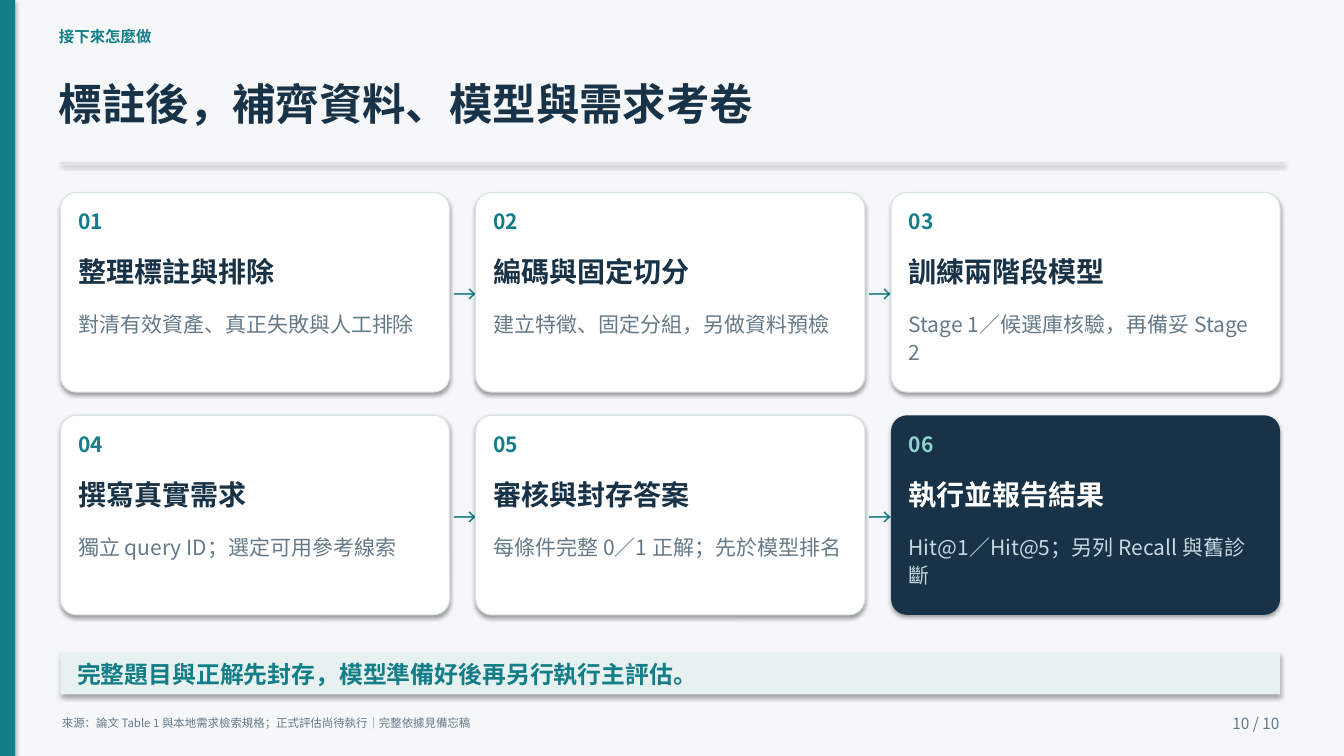
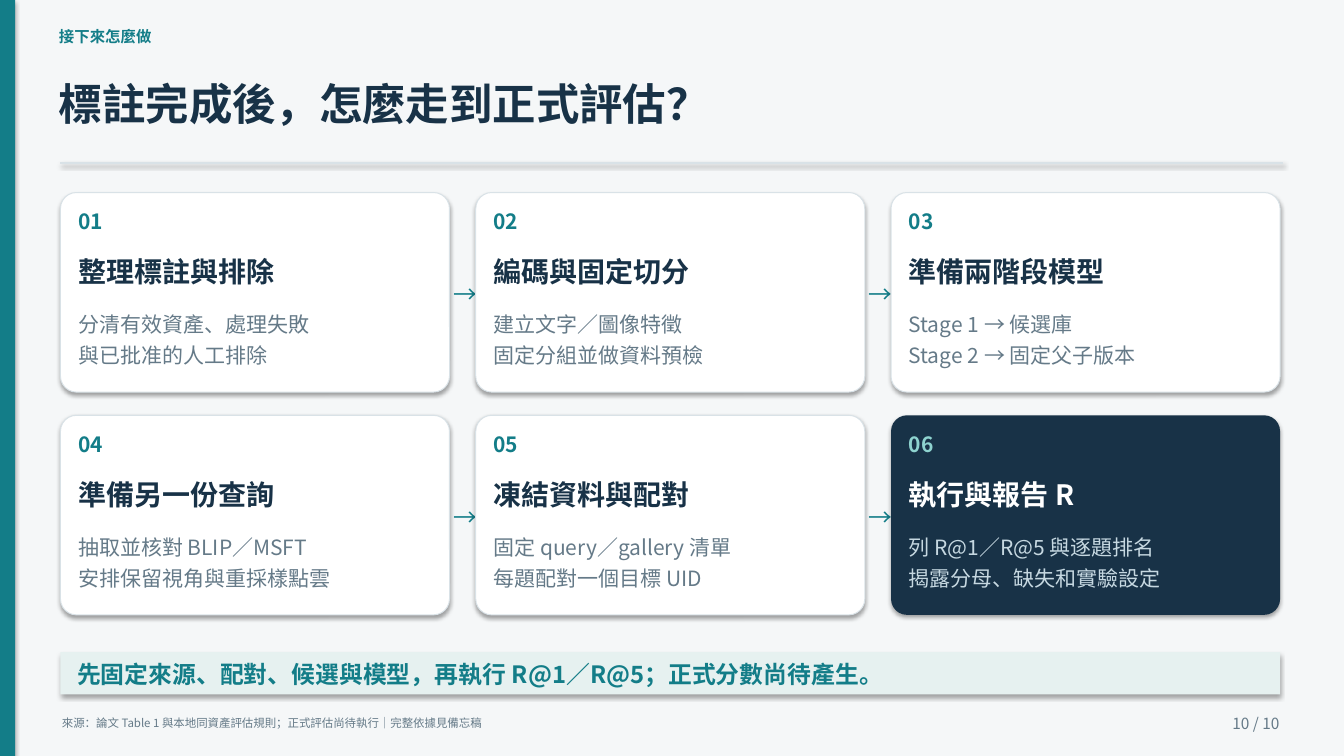
Before and after one commit to Kyzen5128/MetaFindV1, a slide deck: slide 10 of notion_paper/MetaFind_Table1_Stage2_含講稿.pptx. Drawn at 1344x756 pixels with LibreOffice and Linux fonts; fonts in the diff are those of the drawing. Boxes give left, top, right and bottom in pixels: in the first picture for what was removed or moved away, otherwise in the second. Text is boxed around its words. In the diff, an @@ line names an element or a change of style, - is before the commit and + after.

```diff
--- a/notion_paper/MetaFind_Table1_Stage2_含講稿.pptx
+++ b/notion_paper/MetaFind_Table1_Stage2_含講稿.pptx
@@ text at (59,82,710,126): text changed @@
-標註後，補齊資料、模型與需求考卷
+標註完成後，怎麼走到正式評估？
@@ text at (909,258,1105,285): text changed @@
-訓練兩階段模型
+準備兩階段模型
@@ text at (78,314,309,365): text changed @@
-對清有效資產、真正失敗與人工排除
+分清有效資產、處理失敗
+與已批准的人工排除
@@ text at (493,314,703,365): text changed @@
-建立特徵、固定分組，另做資料預檢
+建立文字／圖像特徵
+固定分組並做資料預檢
@@ text at (909,314,1136,368): text changed @@
-Stage 1／候選庫核驗，再備妥 Stage 2
+Stage 1 → 候選庫
+Stage 2 → 固定父子版本
@@ text at (78,481,274,508): text changed @@
-撰寫真實需求
+準備另一份查詢
@@ text at (493,481,689,508): text changed @@
-審核與封存答案
+凍結資料與配對
@@ text at (909,481,1074,508): text changed @@
-執行並報告結果
+執行與報告 R
@@ text at (78,537,330,588): text changed @@
-獨立 query ID；選定可用參考線索
+抽取並核對 BLIP／MSFT
+安排保留視角與重採樣點雲
@@ text at (493,537,731,588): text changed @@
-每條件完整 0／1 正解；先於模型排名
+固定 query／gallery 清單
+每題配對一個目標 UID
@@ text at (909,537,1161,588): text changed @@
-Hit@1／Hit@5；另列 Recall 與舊診斷
+列 R@1／R@5 與逐題排名
+揭露分母、缺失和實驗設定
@@ text at (77,662,883,688): text changed @@
-完整題目與正解先封存，模型準備好後再另行執行主評估。
+先固定來源、配對、候選與模型，再執行 R@1／R@5；正式分數尚待產生。
@@ text at (62,717,482,729): text changed @@
-來源：論文 Table 1 與本地需求檢索規格；正式評估尚待執行｜完整依據見備忘稿
+來源：論文 Table 1 與本地同資產評估規則；正式評估尚待執行｜完整依據見備忘稿
```
Also in this commit, not shown: 1 other slide changed, 3 slides added, 3 slides removed, 12 other files.
